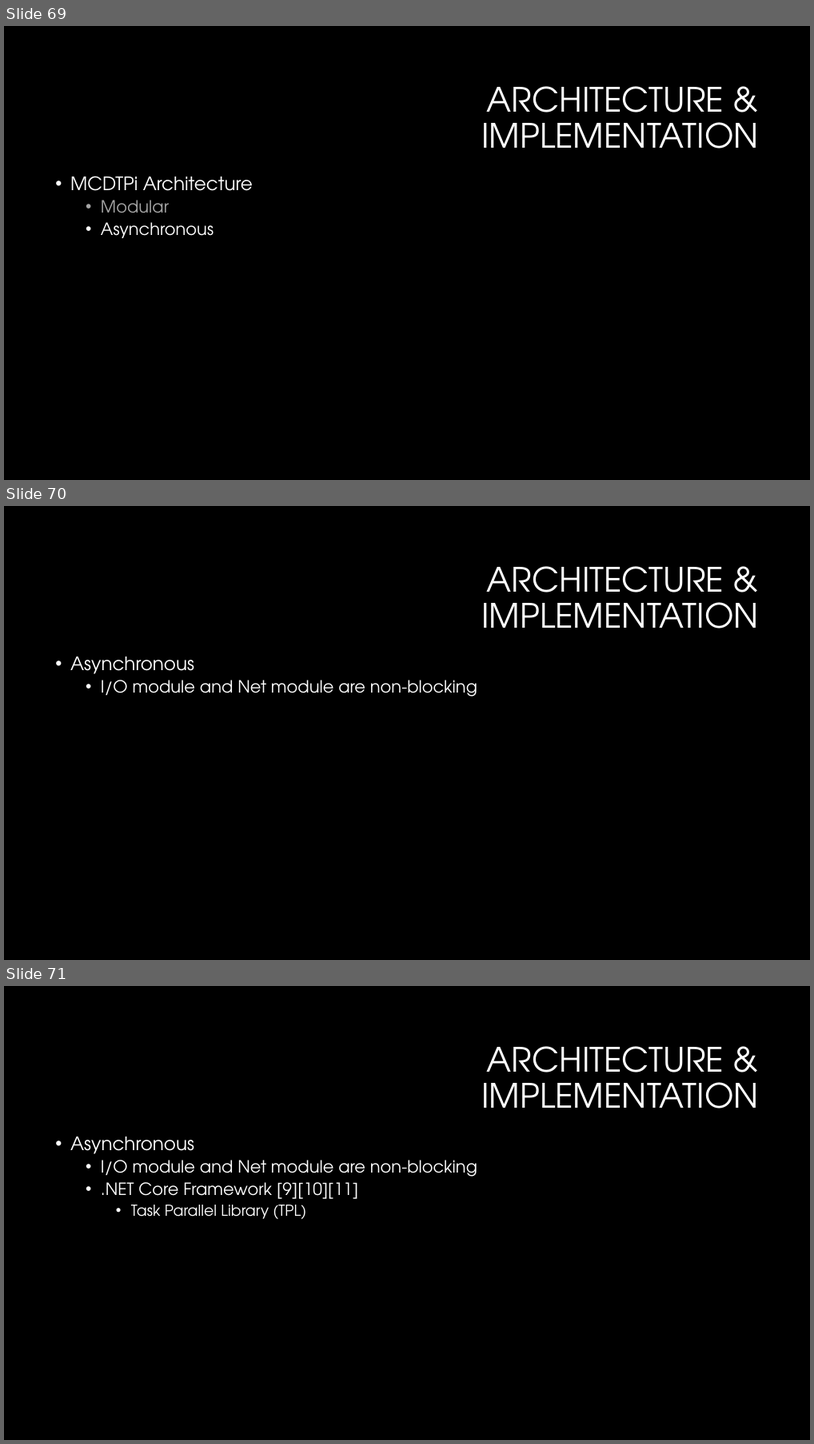
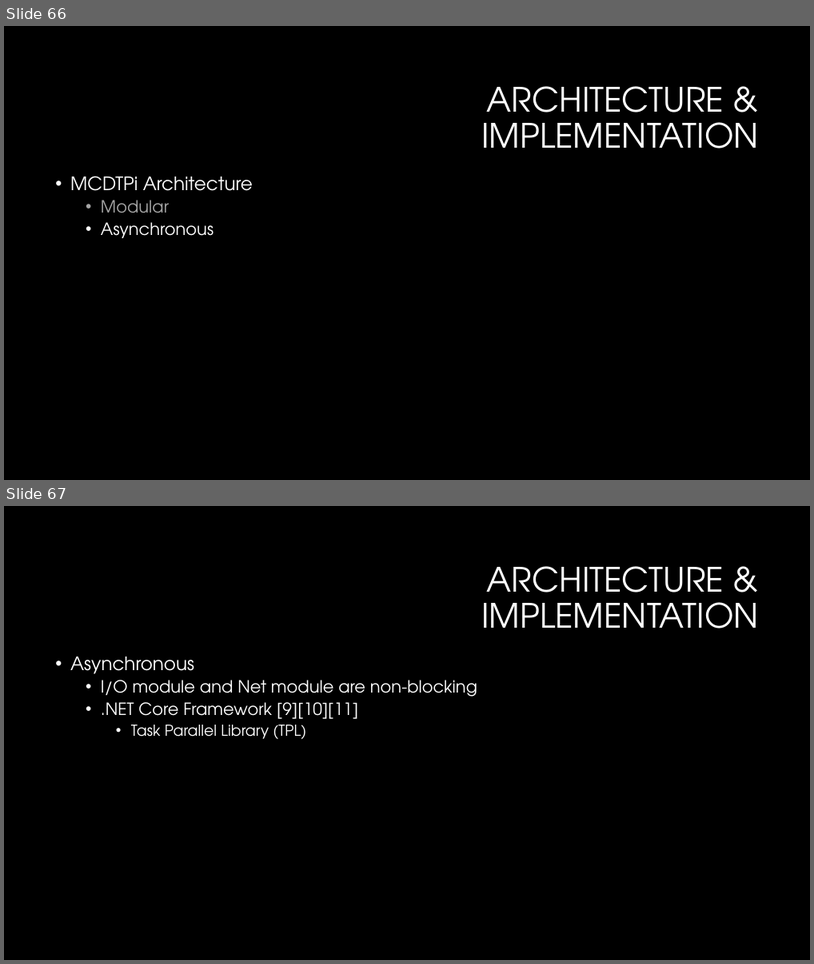
Before and after one commit to czifro-tech/instant-transmission, a slide deck: presentation/Thesis.pptx. Shown one above the other, each under a label of ours: slides 69, 70 and 71 before the commit, slides 66 and 67 after it. The pictures are 814x1444 and 814x964 pixels, drawn with LibreOffice and Linux fonts; fonts in the diff are those of the drawing; background and template pictures are left out. Boxes give left, top, right and bottom in pixels: in the first picture for what was removed or moved away, otherwise in the second. Text is boxed around its words. In the diff, an @@ line names an element or a change of style, - is before the commit and + after.

```diff
--- a/presentation/Thesis.pptx
+++ b/presentation/Thesis.pptx
@@ slide 70 removed at box(4, 506, 810, 960), background #000000 @@
@@ title removed at box(482, 566, 758, 628) @@
-ARCHITECTURE & IMPLEMENTATION
@@ text removed at box(70, 656, 478, 696) @@
-• Asynchronous
-  • I/O module and Net module are non-blocking
@@ what was slide 69 is now slide 66 @@
@@ what was slide 71 is now slide 67 @@
```
Also in this commit, not shown: 4 slides changed, 12 other slides removed.
